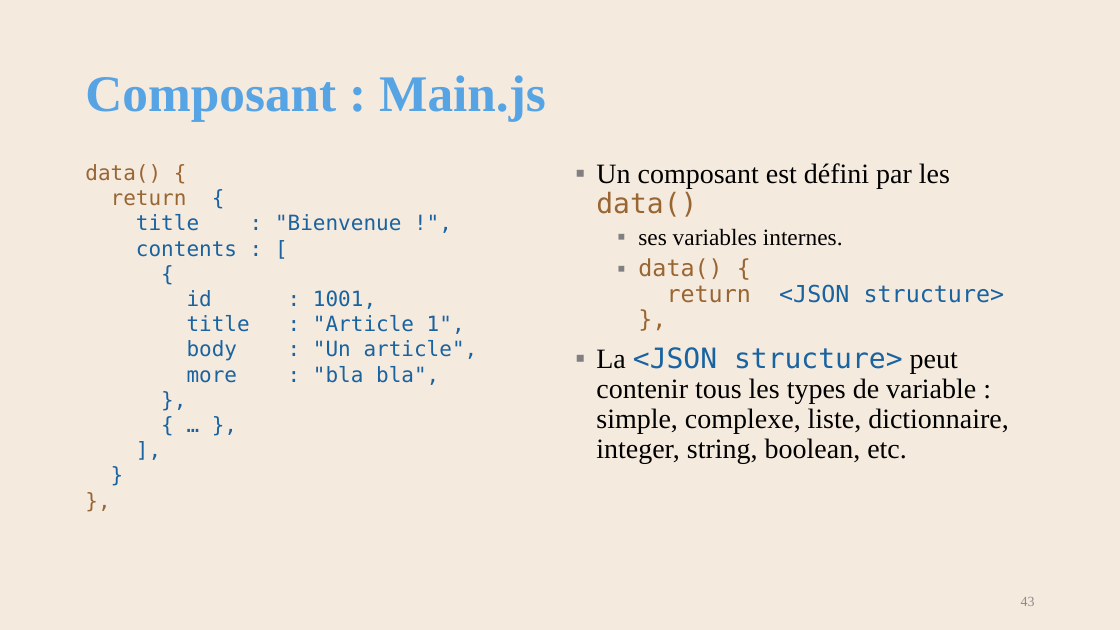
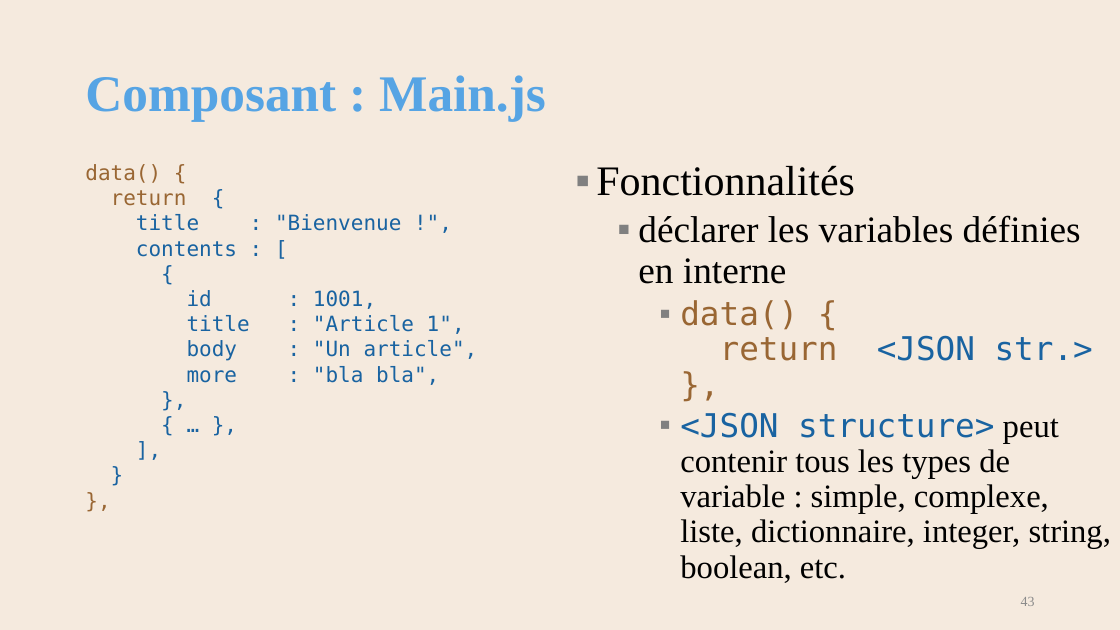
Before and after one commit to AlainWafflard/4IPW3, a slide deck: slide 43 of syllabus/19_composant_vuejs/syllabus_19_composant.pptx. Drawn at 1120x630 pixels with LibreOffice and Linux fonts; fonts in the diff are those of the drawing; background and template pictures are left out. Boxes give left, top, right and bottom in pixels: in the first picture for what was removed or moved away, otherwise in the second. Text is boxed around its words. In the diff, an @@ line names an element or a change of style, - is before the commit and + after.

Commit message:
update syllabus 17 JavaScript et 19 composant, 2025/10/12

```diff
--- a/syllabus/19_composant_vuejs/syllabus_19_composant.pptx
+++ b/syllabus/19_composant_vuejs/syllabus_19_composant.pptx
@@ text at (x1=596, y1=165, x2=1111, y2=583): text changed; size 24 to 28 pt @@
-▪ Un composant est défini par les data()
-  ▪ ses variables internes.
-  ▪ data() {
-    return <JSON structure>
-    },
-▪ La <JSON structure> peut contenir tous les types de variable : simple, complexe, liste, dictionnaire, integer, string, boolean, etc.
+▪ Fonctionnalités
+  ▪ déclarer les variables définies en interne
+    ▪ data() {
+      return <JSON str.>
+      },
+    ▪ <JSON structure> peut contenir tous les types de variable : simple, complexe, liste, dictionnaire, integer, string, boolean, etc.
```
Also in this commit, not shown: 5 other slides changed, 1 slide added, 9 other files.
